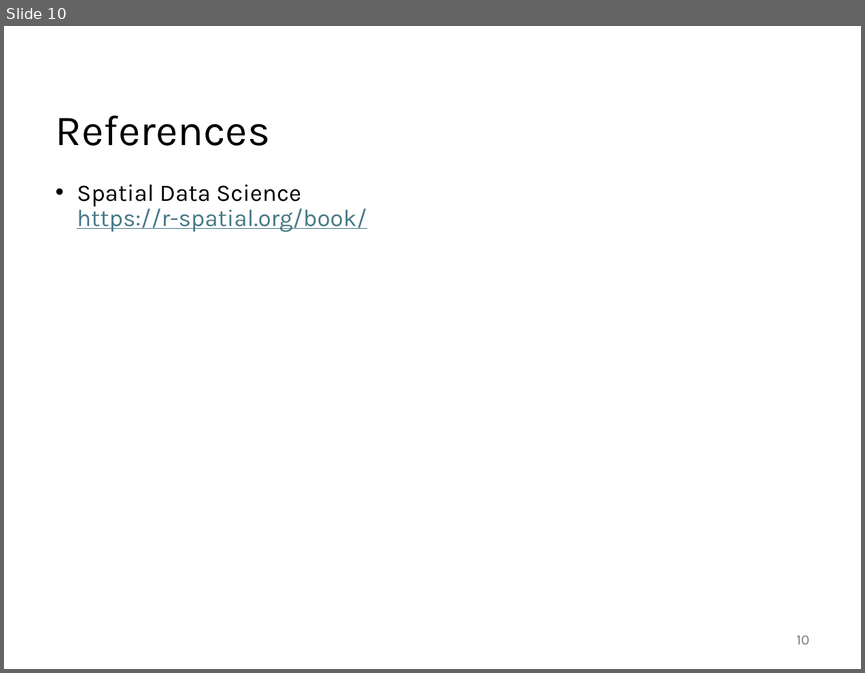
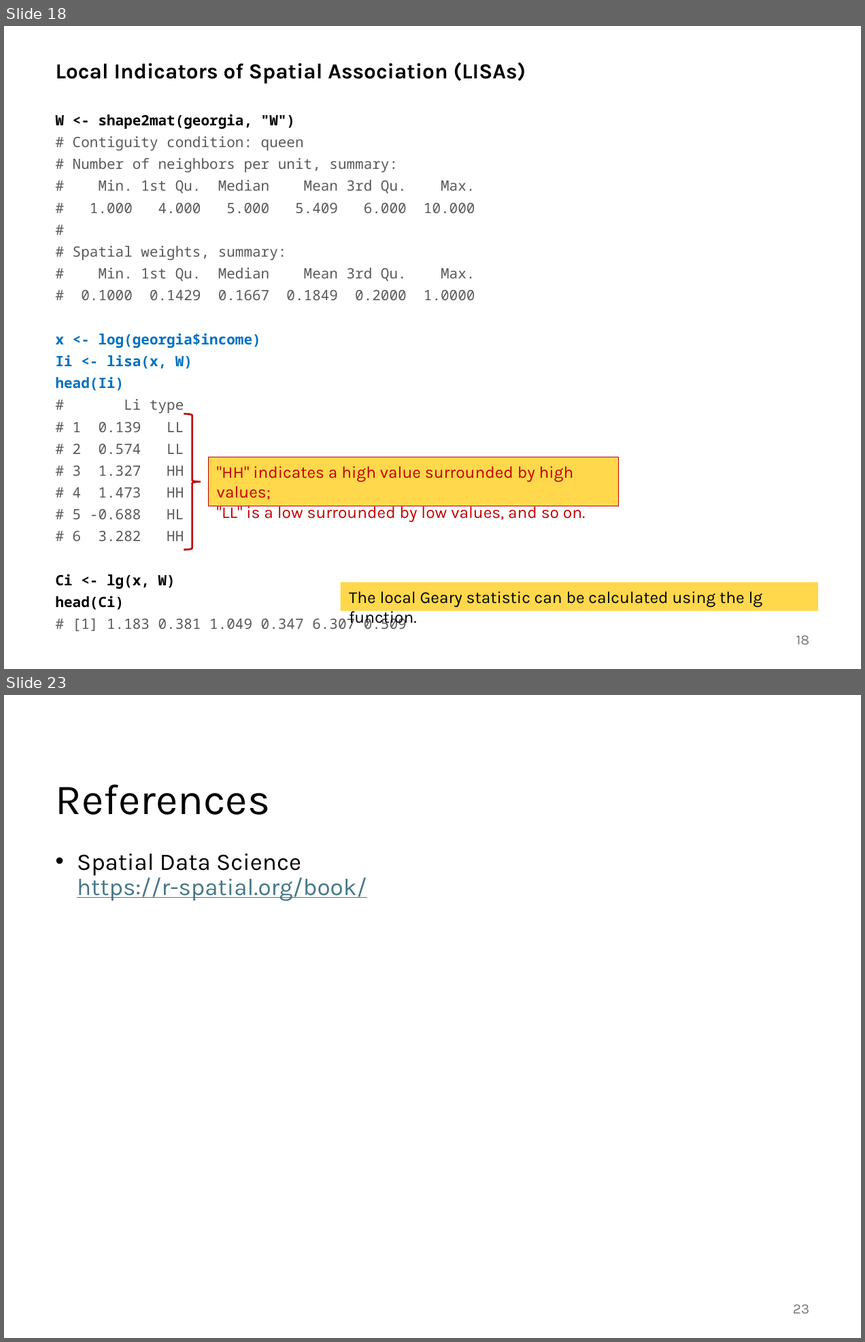
Before and after one commit to abuabara/abuabara.github.io, a slide deck: DAEN489S26/week12_slides.pptx. Shown one above the other, each under a label of ours: slide 10 before the commit, slides 18 and 23 after it; the slides between them are not shown. The pictures are 865x673 and 865x1342 pixels, drawn with LibreOffice and Linux fonts; fonts in the diff are those of the drawing. Boxes give left, top, right and bottom in pixels: in the first picture for what was removed or moved away, otherwise in the second. Text is boxed around its words. In the diff, an @@ line names an element or a change of style, - is before the commit and + after.

```diff
--- a/DAEN489S26/week12_slides.pptx
+++ b/DAEN489S26/week12_slides.pptx
@@ slide 18 added at <box>4,26,861,669</box>, background #FFFFFF @@
@@ text added at <box>56,62,526,84</box>, 18 pt, text #000000, bold @@
+Local Indicators of Spatial Association (LISAs)
@@ text added at <box>56,114,475,631</box>, 12 pt, text #595959 @@
+W <- shape2mat(georgia, "W")
+# Contiguity condition: queen
+# Number of neighbors per unit, summary:
+# Min. 1st Qu. Median Mean 3rd Qu. Max.
+# 1.000 4.000 5.000 5.409 6.000 10.000
+#
+# Spatial weights, summary:
+# Min. 1st Qu. Median Mean 3rd Qu. Max.
+# 0.1000 0.1429 0.1667 0.1849 0.2000 1.0000
+x <- log(georgia$income)
+Ii <- lisa(x, W)
+head(Ii)
+# Li type
+# 1 0.139 LL
+# 2 0.574 LL
+# 3 1.327 HH
+# 4 1.473 HH
+# 5 -0.688 HL
+# 6 3.282 HH
+Ci <- lg(x, W)
+head(Ci)
+# [1] 1.183 0.381 1.049 0.347 6.307 0.509
@@ right brace added at <box>184,414,201,549</box>, outline #C00000 1.5 pt @@
@@ rectangle added at <box>208,457,618,506</box>, fill #FFD84C, outline #C00000 0.75 pt, 14 pt, text #C00000 @@
+"HH" indicates a high value surrounded by high values;
+"LL" is a low surrounded by low values, and so on.
@@ rectangle added at <box>341,582,818,611</box>, fill #FFD84C, 14 pt, text #000000 @@
+The local Geary statistic can be calculated using the lg function.
@@ page number added at <box>796,635,810,644</box>, 12 pt, text #797979 @@
+18
@@ what was slide 10 is now slide 23 @@
@@ page number at <box>793,1304,810,1313</box>: text changed @@
-10
+23
```
Also in this commit, not shown: 6 slides changed, 13 other slides added, 1 slide removed, 1 other file.
